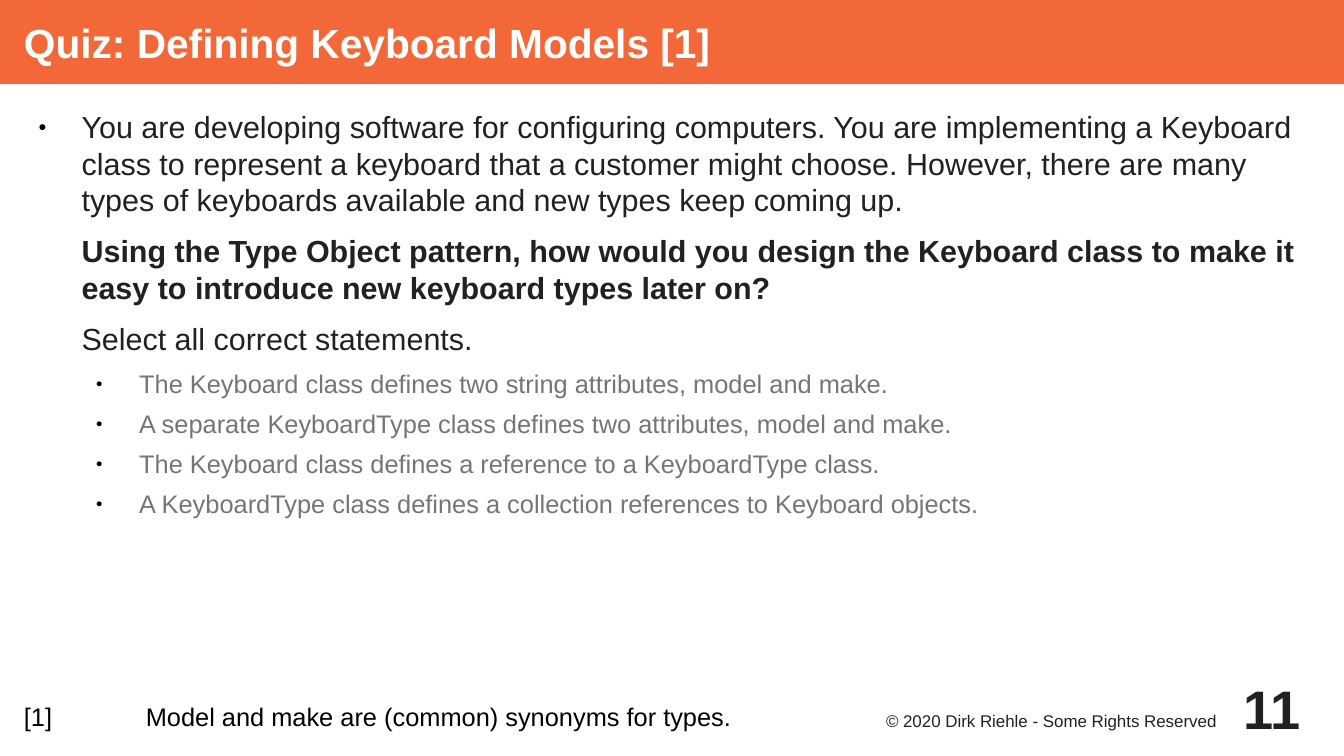
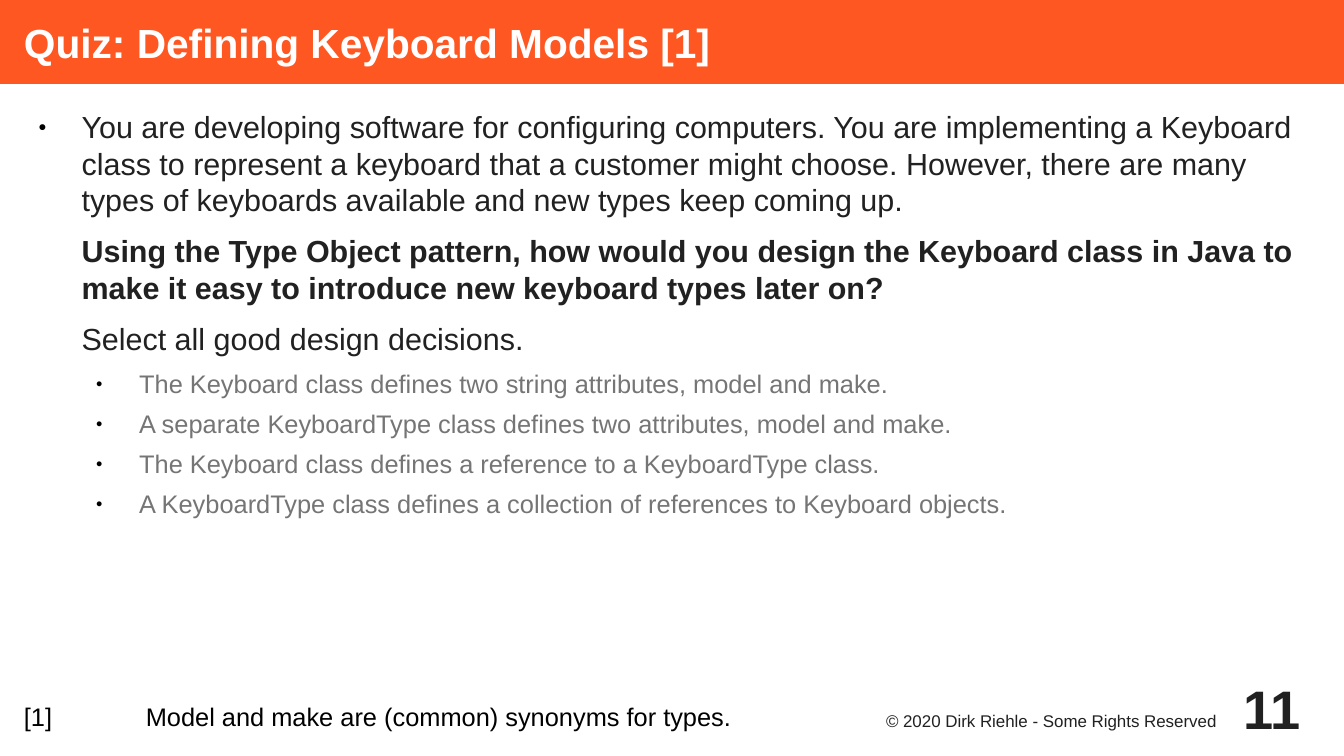
Before and after one commit to dirkriehle/adap-course, a slide deck: slide 11 of Lecture Slides/ADAP C09 - Type Objects.odp. Drawn at 1344x756 pixels with LibreOffice and Linux fonts; fonts in the diff are those of the drawing. Boxes give left, top, right and bottom in pixels: in the first picture for what was removed or moved away, otherwise in the second. Text is boxed around its words. In the diff, an @@ line names an element or a change of style, - is before the commit and + after.

Commit message:
Made wording on type-instance relationship better

```diff
--- a/Lecture Slides/ADAP C09 - Type Objects.odp
+++ b/Lecture Slides/ADAP C09 - Type Objects.odp
@@ title "Quiz: Defining Keyboard Models [1]" at [0, 0, 1344, 84]: fill #F36838 to #FF5722 @@
@@ text at [82, 240, 1293, 356]: text changed @@
-Using the Type Object pattern, how would you design the Keyboard class to make it easy to introduce new keyboard types later on?
-Select all correct statements.
+Using the Type Object pattern, how would you design the Keyboard class in Java to make it easy to introduce new keyboard types later on?
+Select all good design decisions.
@@ text at [139, 494, 1006, 518]: text changed @@
-  ● A KeyboardType class defines a collection references to Keyboard objects.
+  ● A KeyboardType class defines a collection of references to Keyboard objects.
```
Also in this commit, not shown: 3 other slides changed, 1 other file.
